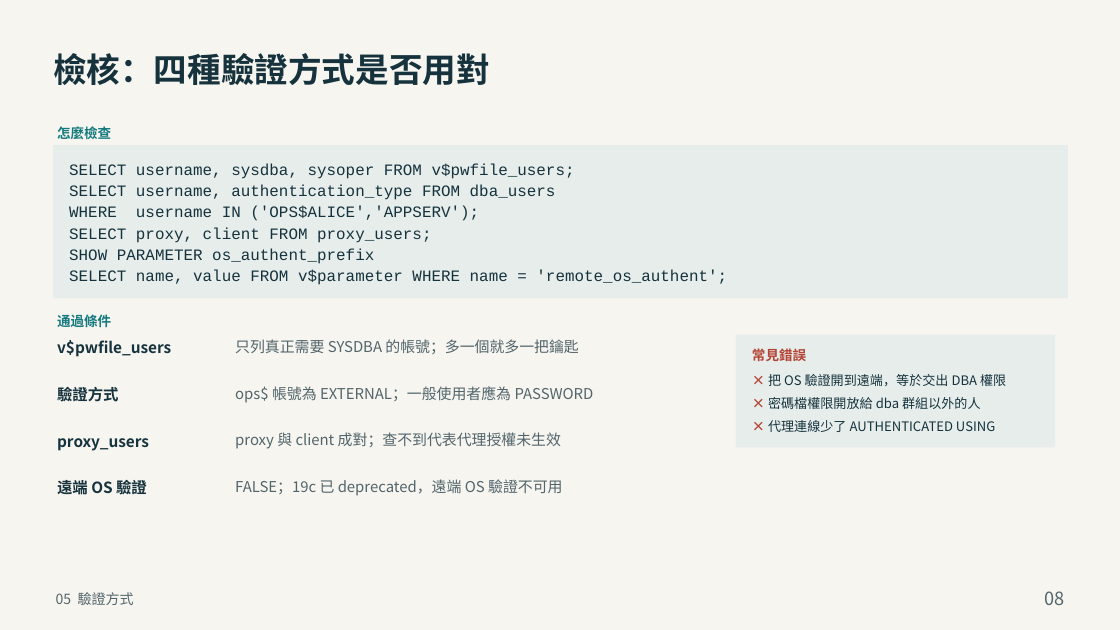
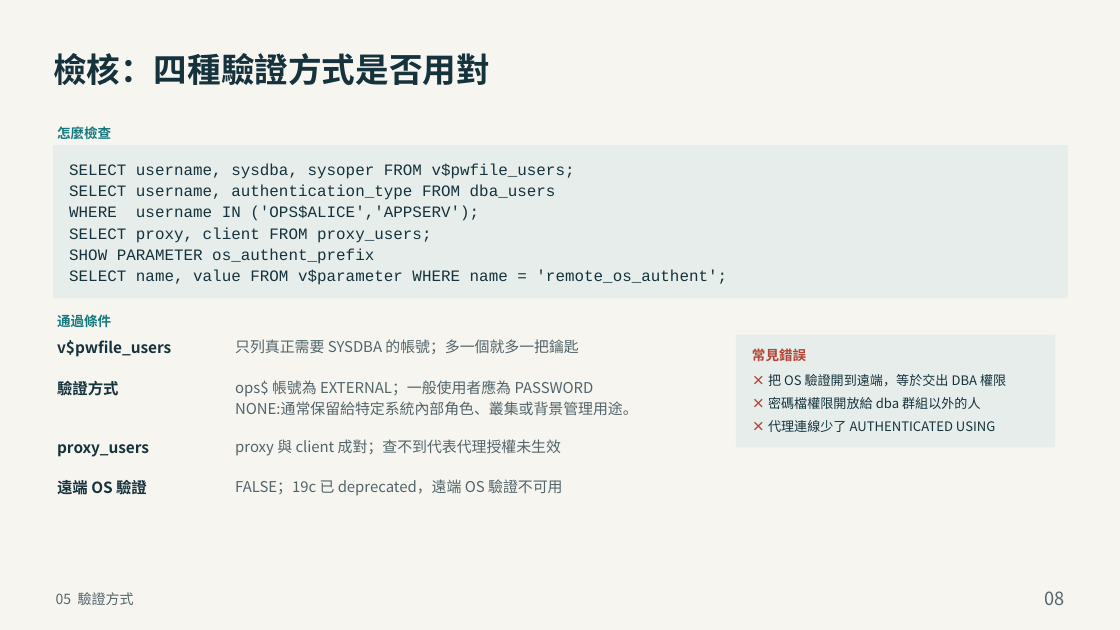
Before and after one commit to YouAreTheBlueSky/Oracle-DBA-Training-Docs, a slide deck: slide 8 of deliver_beginner/05_Oracle_DBA_安全性管理.pptx. Drawn at 1120x630 pixels with LibreOffice and Linux fonts; fonts in the diff are those of the drawing. Boxes give left, top, right and bottom in pixels: in the first picture for what was removed or moved away, otherwise in the second. Text is boxed around its words. In the diff, an @@ line names an element or a change of style, - is before the commit and + after.

```diff
--- a/deliver_beginner/05_Oracle_DBA_安全性管理.pptx
+++ b/deliver_beginner/05_Oracle_DBA_安全性管理.pptx
@@ text "驗證方式" moved from (x1=57, y1=387, x2=118, y2=402) to (x1=57, y1=381, x2=118, y2=396) @@
@@ text at (x1=235, y1=401, x2=638, y2=416): paragraph added @@
+NONE:通常保留給特定系統內部角色、叢集或背景管理用途。
@@ text "proxy_users" moved from (x1=57, y1=438, x2=149, y2=451) to (x1=57, y1=444, x2=149, y2=457) @@
@@ text "proxy 與 client 成對；查不到代表代理授權未生效" moved from (x1=235, y1=432, x2=561, y2=449) to (x1=235, y1=439, x2=561, y2=456) @@
```
Also in this commit, not shown: 4 other slides changed, 7 other files.
